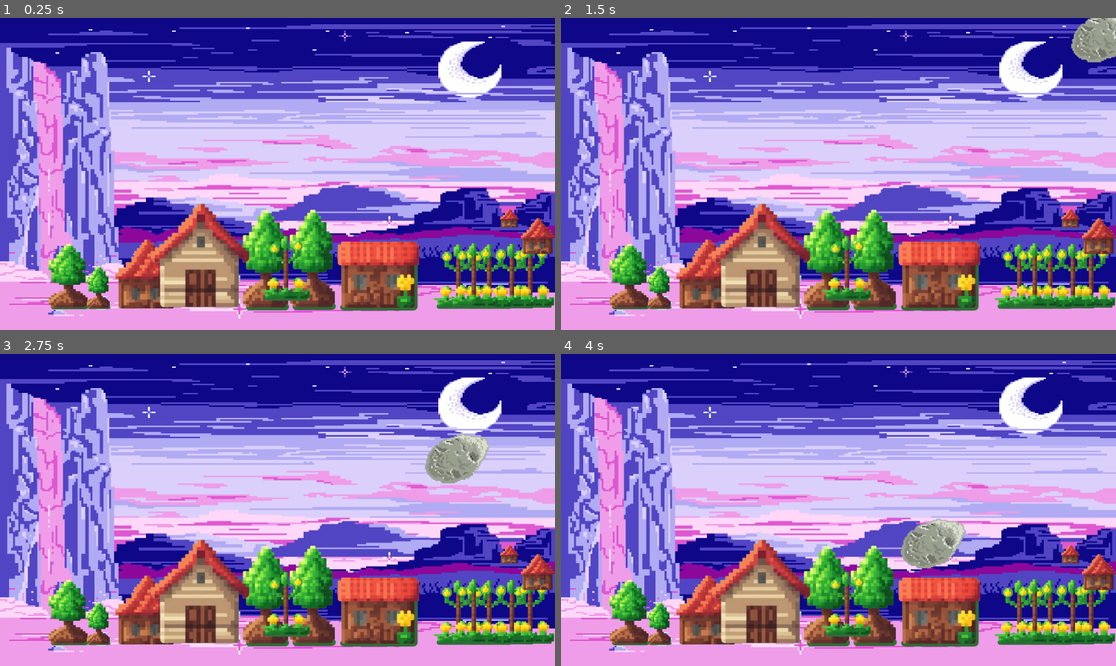
Above: before the commit, frames 1-4 (two rows, left to right).
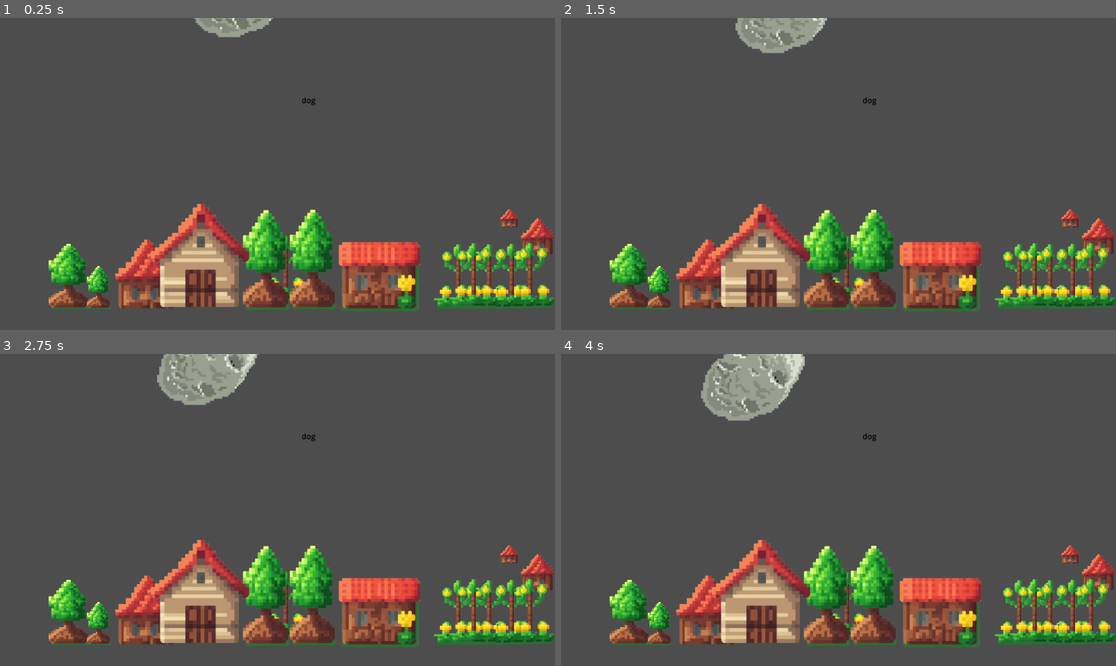
Above: after the commit, the same moments.

Repository: zainabait/Type-or-Die-Game
Game: Godot game, scene res://main.tscn
Same seed, same stepped clock (60 frames per second), same inputs: the game is played once before the commit and once after it.
Inputs:
- Up to frame 1 (0.25 s): no input
- Up to frame 2 (1.5 s): tap Enter at 0.5 s
- Up to frame 3 (2.75 s): no input
- Up to frame 4 (4 s): no input

The runs differ from the first frame. In frame 1, 85% of the frame differs, in the area x 0-100%, y 0-100%; in frame 2, 85%; in frame 3, 85%; in frame 4, 85%.

Commit message:
we will back later when we learn more

Diff:
--- /dev/null
+++ b/Type-or-Die-Game/area.gd
@@ -0,0 +1,71 @@
+extends Node2D
+
+@export var asteroid_scene: PackedScene
+@export var spawn_interval: float = 2.0
+@export var words: Array = ["cat", "dog", "bird", "fish", "tree", "house"]
+
+var input_word: String = ""
+
+func _ready() -> void:
+	if $Timer:
+		$Timer.wait_time = spawn_interval
+		$Timer.connect("timeout", Callable(self, "_on_Timer_timeout"))
+		$Timer.start()
+
+	if $Control and $Control.get_node("Panel/Label"):
+		$Control.get_node("Panel/Label").text = input_word
+
+func _process(delta: float) -> void:
+	if $Control and $Control.get_node("Panel/Label"):
+		$Control.get_node("Panel/Label").text = input_word
+
+	_check_input_word()
+
+func _input(event: InputEvent) -> void:
+	if event is InputEventKey and event.pressed:
+		var keycode = event.keycode
+		var key = keycode_to_string(keycode)
+		if key.length() == 1:
+			input_word += key
+
+func _on_Timer_timeout() -> void:
+	_spawn_asteroid()
+
+func _spawn_asteroid() -> void:
+	if asteroid_scene:
+		var asteroid = asteroid_scene.instantiate()
+		var random_index = randi() % words.size()
+		var word = words[random_index]
+
+		if asteroid and asteroid.has_node("Label"):
+			var label = asteroid.get_node("Label") as Label
+			label.text = word
+
+			var spawn_x = randi() % int(get_viewport().size.x)
+			asteroid.position = Vector2(spawn_x, -50)
+			add_child(asteroid)
+			asteroid.add_to_group("asteroids")
+
+			print("Asteroid spawned at: ", asteroid.position, " with word: ", word)
+		else:
+			print("Label node not found in asteroid scene")
+
+func _check_input_word() -> void:
+	for asteroid in get_tree().get_nodes_in_group("asteroids"):
+		if asteroid and asteroid.has_node("Label"):
+			var label = asteroid.get_node("Label") as Label
+			if label.text == input_word:
+				print("Word matched: ", input_word)
+				asteroid.queue_free()
+				input_word = ""
+				return
+
+func _on_Area2D_body_entered(body: Node) -> void:
+	if body is RigidBody2D:
+		print("Game Over")
+		get_tree().reload_current_scene()
+
+func keycode_to_string(keycode: int) -> String:
+	var key_event = InputEventKey.new()
+	key_event.physical_keycode = keycode
+	return key_event.as_text()
--- /dev/null
+++ b/Type-or-Die-Game/asteroid.gd
@@ -0,0 +1,29 @@
+extends RigidBody2D
+
+@export var speed: float = 10.0  # Speed at which the asteroid moves downwards
+@export var x_variation: float = 50.0  # Horizontal movement range
+@export var words: Array = ["cat", "dog", "bird", "fish", "tree", "house"]  # List of words
+
+var direction: Vector2
+
+func _ready() -> void:
+	# Set the asteroid to start from a random position on the right edge
+	var screen_width = get_viewport().size.x
+	var start_x = randi() % int(screen_width)
+	var start_y = -50
+
+	# Set initial position
+	position = Vector2(start_x, start_y)
+
+	# Set initial velocity with horizontal movement towards the left
+	direction = Vector2(-speed - randf_range(0, x_variation), speed)
+	linear_velocity = direction
+
+	# Set the word in the label
+	var label = $Label
+	if label:
+		label.text = words[randi() % words.size()]
+
+func _physics_process(delta: float) -> void:
+	# Ensure the asteroid keeps moving with the initial direction
+	linear_velocity = direction
--- /dev/null
+++ b/Type-or-Die-Game/asteroid.tscn
@@ -0,0 +1,33 @@
+[gd_scene load_steps=4 format=3 uid="uid://cf2ld3be053x2"]
+
+[ext_resource type="Texture2D" uid="uid://cuj6nrdk06p3q" path="res://haj-fotor-bg-remover-20240731174747.png" id="1_ckfua"]
+[ext_resource type="Script" path="res://asteroid.gd" id="1_o23t0"]
+
+[sub_resource type="CapsuleShape2D" id="CapsuleShape2D_0dux3"]
+radius = 79.7558
+height = 235.741
+
+[node name="RigidBody2D" type="RigidBody2D"]
+script = ExtResource("1_o23t0")
+
+[node name="Sprite2D" type="Sprite2D" parent="."]
+texture_filter = 1
+scale = Vector2(0.447, 0.441215)
+texture = ExtResource("1_ckfua")
+
+[node name="Label" type="Label" parent="."]
+modulate = Color(0, 0, 0, 1)
+self_modulate = Color(0, 0, 0, 1)
+top_level = true
+offset_left = 265.0
+offset_top = 3.0
+offset_right = 1016.0
+offset_bottom = 339.0
+text = "hamza"
+horizontal_alignment = 1
+vertical_alignment = 1
+
+[node name="CollisionShape2D" type="CollisionShape2D" parent="."]
+position = Vector2(0, -7)
+rotation = 1.0472
+shape = SubResource("CapsuleShape2D_0dux3")
--- a/Type-or-Die-Game/enemy.gd
+++ /dev/null
@@ -1,19 +0,0 @@
-extends Node2D
-
-var speed: float = 200.0
-var direction: Vector2 = Vector2(-1, 1)  # Moves diagonally down and to the left
-var stopped: bool = false  # Flag to check if the node should stop
-
-func _ready() -> void:
-	position.y = -100
-	position.x = randf_range(0, get_viewport().size.x)
-
-func _process(delta: float) -> void:
-	if not stopped:
-		position += direction.normalized() * speed * delta
-
-func _on_Area2D_body_entered(body: Node) -> void:
-	if body.name == "TargetNode":  # Replace with the actual node name or tag
-		stopped = true  # Set flag to stop movement
-		# Optionally, you can remove the node or perform other actions here
-		# queue_free()  # Uncomment this line if you want to remove the node
--- a/Type-or-Die-Game/main.tscn
+++ b/Type-or-Die-Game/main.tscn
@@ -1,15 +1,19 @@
-[gd_scene load_steps=9 format=3 uid="uid://c68pwmu4j3kit"]
+[gd_scene load_steps=10 format=3 uid="uid://c68pwmu4j3kit"]
 
+[ext_resource type="Script" path="res://area.gd" id="1_0f3pp"]
 [ext_resource type="Texture2D" uid="uid://v876s35sy7rr" path="res://bg.jpg" id="1_flvkc"]
 [ext_resource type="Texture2D" uid="uid://67svnecd31lj" path="res://8-bits-farm-gaming-assets_23-2151143702-fotor-bg-remover-20240731171819.png" id="2_22sg6"]
 [ext_resource type="Texture2D" uid="uid://bk88ivmwm2asf" path="res://8-bits-farm-gaming-assets_23-2151143702 2-fotor-bg-remover-20240731171031.png" id="3_fgevt"]
 [ext_resource type="Texture2D" uid="uid://c0lpjk8jtd4vx" path="res://8-bits-farm-gaming-assets_23-2151143702-fotor-bg-remover-20240731171053.png" id="4_7a762"]
 [ext_resource type="Texture2D" uid="uid://b6sh70bnxv2ak" path="res://8-bits-farm-gaming-assets_23-2151143702-fotor-bg-remover-20240731172643.png" id="5_nodjy"]
 [ext_resource type="Texture2D" uid="uid://bvnmc7e7x20ea" path="res://house-fotor-bg-remover-2024073117222.png" id="6_v8y85"]
-[ext_resource type="Texture2D" uid="uid://cuj6nrdk06p3q" path="res://haj-fotor-bg-remover-20240731174747.png" id="7_tlt83"]
-[ext_resource type="Script" path="res://enemy.gd" id="8_kw4vj"]
+[ext_resource type="PackedScene" uid="uid://cf2ld3be053x2" path="res://asteroid.tscn" id="8_hsf5q"]
 
-[node name="Node" type="Node"]
+[sub_resource type="RectangleShape2D" id="RectangleShape2D_l6mrv"]
+size = Vector2(1225.5, 228.75)
+
+[node name="Node" type="Node2D"]
+script = ExtResource("1_0f3pp")
 
 [node name="TextureRect" type="TextureRect" parent="."]
 anchors_preset = 15
@@ -22,23 +26,24 @@
 texture = ExtResource("1_flvkc")
 expand_mode = 1
 
-[node name="Node2D2" type="Node2D" parent="."]
-script = ExtResource("8_kw4vj")
+[node name="Area2D" type="Area2D" parent="."]
 
-[node name="Haj-fotor-bg-remover-20240731174747" type="Sprite2D" parent="Node2D2"]
-position = Vector2(897, -72)
-scale = Vector2(0.2765, 0.27261)
-texture = ExtResource("7_tlt83")
+[node name="CollisionShape2D" type="CollisionShape2D" parent="Area2D"]
+position = Vector2(615.25, 497.375)
+shape = SubResource("RectangleShape2D_l6mrv")
 
-[node name="Area2D" type="Node2D" parent="."]
-
-[node name="8-bits-farm-gaming-assets23-2151143702-fotor-bg-remover-20240731171053" type="Sprite2D" parent="Area2D"]
-position = Vector2(304, 528)
-scale = Vector2(0.348552, 0.358)
+[node name="8-bits-farm-gaming-assets23-2151143702-fotor-bg-remover-20240731171054" type="Sprite2D" parent="Area2D"]
+position = Vector2(1116, 451)
+scale = Vector2(0.187639, 0.185)
 texture = ExtResource("4_7a762")
 
+[node name="8-bits-farm-gaming-assets23-2151143702-fotor-bg-remover-20240731172644" type="Sprite2D" parent="Area2D"]
+position = Vector2(593, 519)
+scale = Vector2(0.259124, 0.279559)
+texture = ExtResource("5_nodjy")
+
 [node name="8-bits-farm-gaming-assets23-2151143702-fotor-bg-remover-20240731171819" type="Sprite2D" parent="Area2D"]
-position = Vector2(786, 533)
+position = Vector2(788, 534)
 scale = Vector2(0.4355, 0.416575)
 texture = ExtResource("2_22sg6")
 
@@ -61,11 +66,6 @@
 position = Vector2(553, 508)
 scale = Vector2(0.414223, 0.455)
 texture = ExtResource("6_v8y85")
-
-[node name="8-bits-farm-gaming-assets23-2151143702-fotor-bg-remover-20240731172644" type="Sprite2D" parent="Area2D"]
-position = Vector2(593, 519)
-scale = Vector2(0.259124, 0.279559)
-texture = ExtResource("5_nodjy")
 
 [node name="8-bits-farm-gaming-assets23-2151143702-fotor-bg-remover-20240731172648" type="Sprite2D" parent="Area2D"]
 position = Vector2(1100, 534)
@@ -92,9 +92,9 @@
 scale = Vector2(0.259124, 0.279559)
 texture = ExtResource("5_nodjy")
 
-[node name="8-bits-farm-gaming-assets23-2151143702-fotor-bg-remover-20240731171054" type="Sprite2D" parent="Area2D"]
-position = Vector2(1116, 451)
-scale = Vector2(0.187639, 0.185)
+[node name="8-bits-farm-gaming-assets23-2151143702-fotor-bg-remover-20240731171053" type="Sprite2D" parent="Area2D"]
+position = Vector2(304, 528)
+scale = Vector2(0.348552, 0.358)
 texture = ExtResource("4_7a762")
 
 [node name="8-bits-farm-gaming-assets23-2151143702-fotor-bg-remover-20240731171055" type="Sprite2D" parent="Area2D"]
@@ -106,3 +106,28 @@
 position = Vector2(416, 494)
 scale = Vector2(0.493534, 0.502004)
 texture = ExtResource("3_fgevt")
+
+[node name="Control" type="Control" parent="."]
+layout_mode = 3
+anchors_preset = 0
+offset_right = 40.0
+offset_bottom = 40.0
+
+[node name="Panel" type="Panel" parent="Control"]
+layout_mode = 0
+offset_left = 511.0
+offset_top = 819.0
+offset_right = 551.0
+offset_bottom = 859.0
+
+[node name="Label" type="Label" parent="Control/Panel"]
+layout_mode = 0
+offset_left = 1.0
+offset_top = 9.0
+offset_right = 41.0
+offset_bottom = 32.0
+
+[node name="Timer" type="Timer" parent="."]
+
+[node name="RigidBody2D" parent="." instance=ExtResource("8_hsf5q")]
+position = Vector2(857, -166)
--- /dev/null
+++ b/Type-or-Die-Game/scenes/asteroid.tscn
@@ -0,0 +1,21 @@
+[gd_scene load_steps=4 format=3 uid="uid://cs7fq0vvb1ex4"]
+
+[ext_resource type="Script" path="res://enemy.gd" id="1_1ajwp"]
+[ext_resource type="Texture2D" uid="uid://cuj6nrdk06p3q" path="res://haj-fotor-bg-remover-20240731174747.png" id="2_p7qh5"]
+
+[sub_resource type="CapsuleShape2D" id="CapsuleShape2D_5irxt"]
+radius = 47.007
+height = 146.851
+
+[node name="Node2D2" type="CharacterBody2D"]
+script = ExtResource("1_1ajwp")
+
+[node name="Haj-fotor-bg-remover-20240731174747" type="Sprite2D" parent="."]
+position = Vector2(903, -131)
+scale = Vector2(0.2765, 0.27261)
+texture = ExtResource("2_p7qh5")
+
+[node name="CollisionShape2D" type="CollisionShape2D" parent="."]
+position = Vector2(906, -135)
+rotation = 1.0472
+shape = SubResource("CapsuleShape2D_5irxt")
